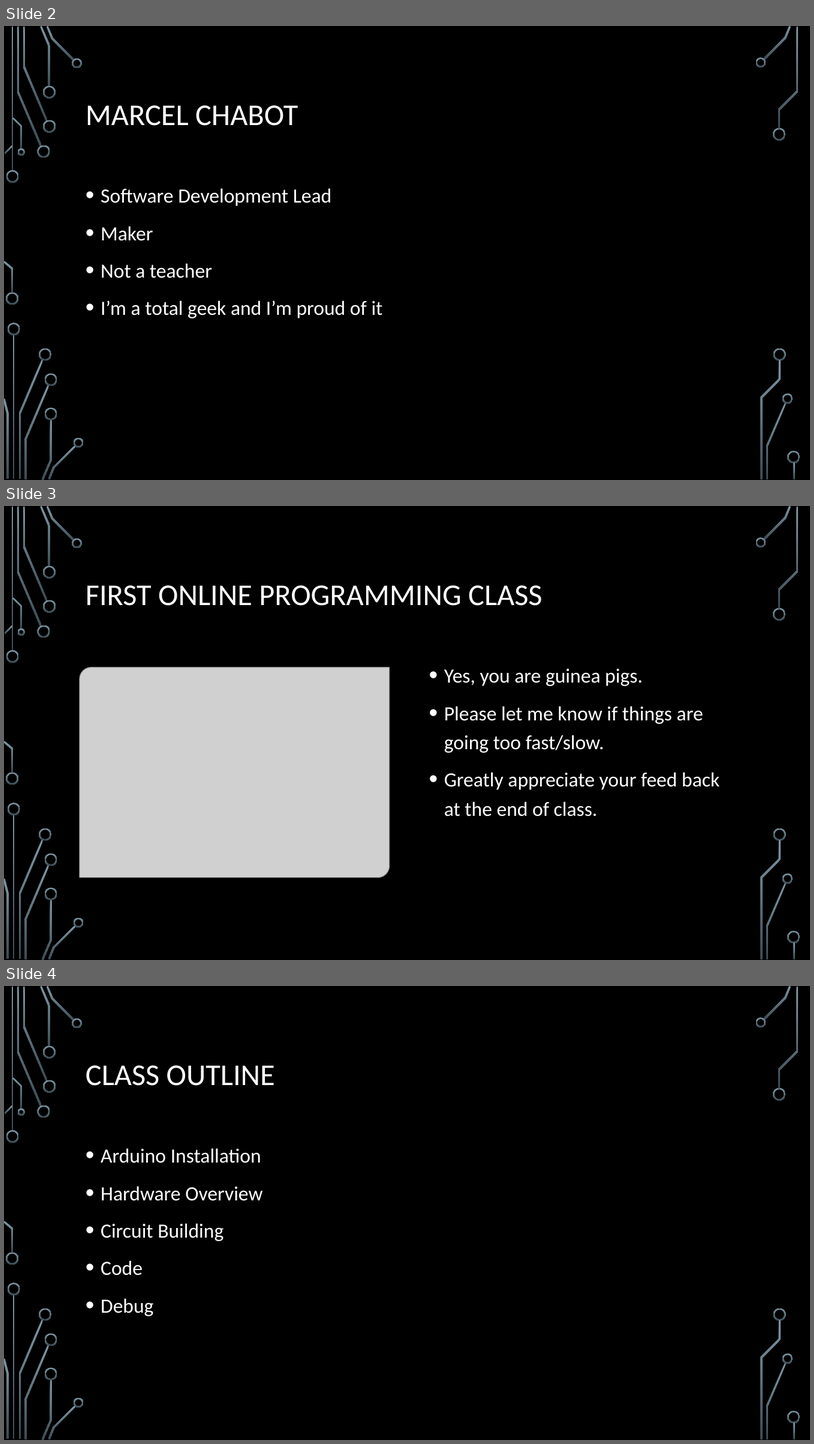
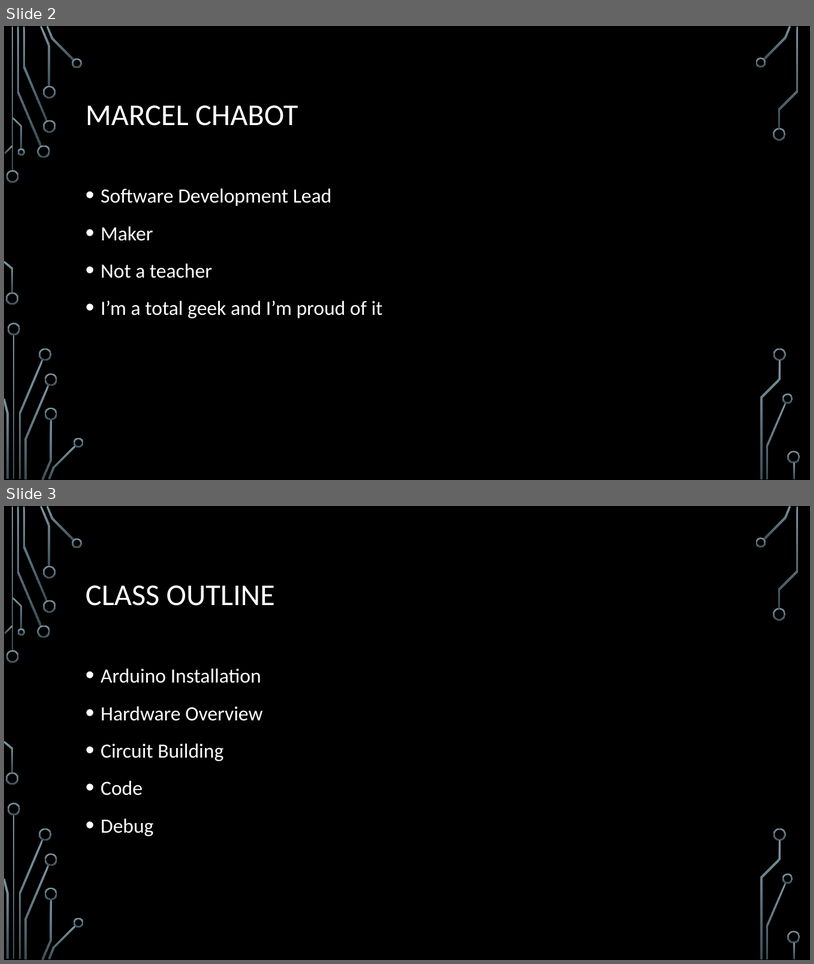
Before and after one commit to AardvarkMan/UltimateBlinkinLightClass, a slide deck: The Ultimate Blinkin Light.pptx. Shown one above the other, each under a label of ours: slides 2, 3 and 4 before the commit, slides 2 and 3 after it. The pictures are 814x1444 and 814x964 pixels, drawn with LibreOffice and Linux fonts; fonts in the diff are those of the drawing; grey boxes stand for pictures; background and template pictures are left out. Boxes give left, top, right and bottom in pixels: in the first picture for what was removed or moved away, otherwise in the second. Text is boxed around its words. In the diff, an @@ line names an element or a change of style, - is before the commit and + after.

Commit message:
Updates from Class feedback

```diff
--- a/The Ultimate Blinkin Light.pptx
+++ b/The Ultimate Blinkin Light.pptx
@@ slide 3 removed at (4,506,810,960), background picture (left out); not listed: 36 template elements that a slide beside it also shows @@
@@ title removed at (86,585,542,606) @@
-FIRST ONLINE PROGRAMMING CLASS
@@ picture removed at (80,667,390,877) @@
@@ text removed at (444,669,720,816) @@
-• Yes, you are guinea pigs.
-• Please let me know if things are going too fast/slow.
-• Greatly appreciate your feed back at the end of class.
@@ what was slide 4 is now slide 3 @@
```
Also in this commit, not shown: 1 slide changed, 2 other files.
